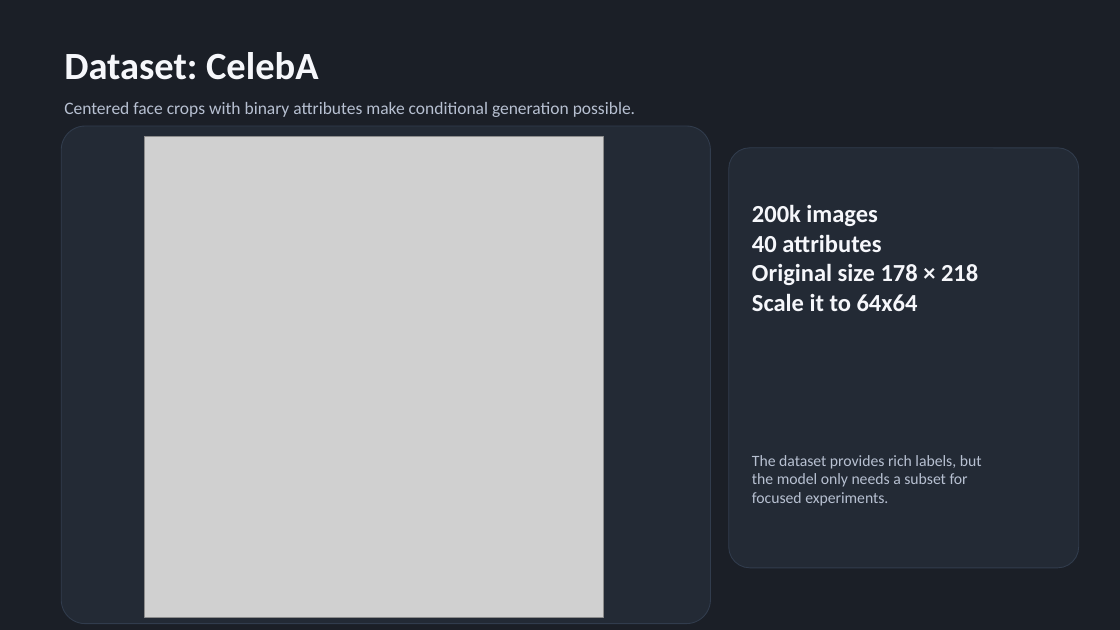
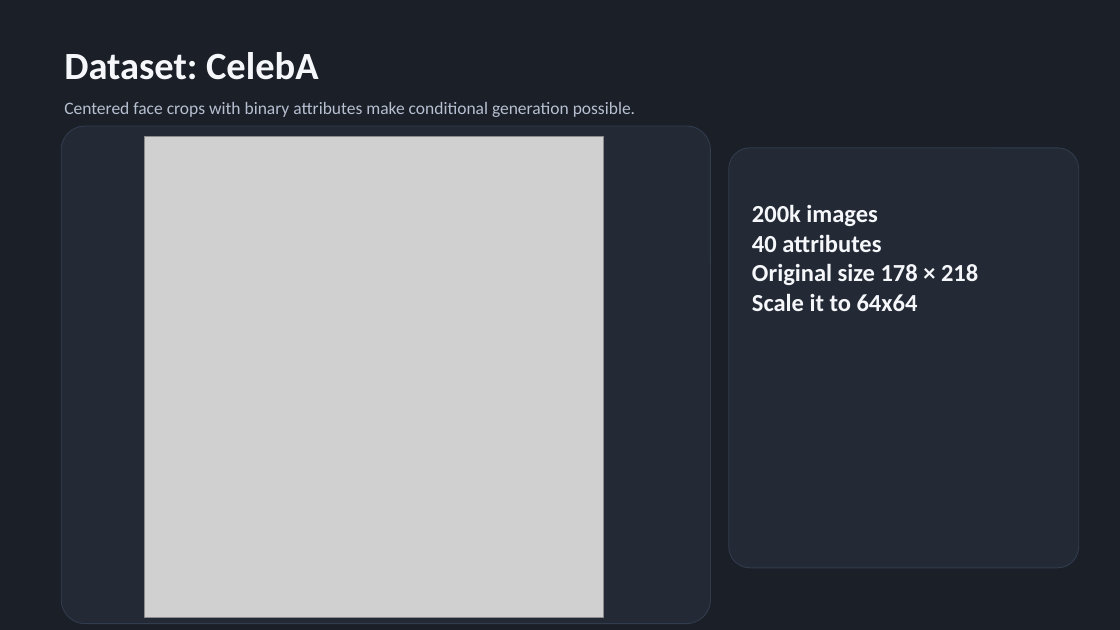
Before and after one commit to Waszka20/DL-Conditional-Face-Generation, a slide deck: slide 3 of presentation.pptx. Drawn at 1120x630 pixels with LibreOffice and Linux fonts; fonts in the diff are those of the drawing; grey boxes stand for pictures. Boxes give left, top, right and bottom in pixels: in the first picture for what was removed or moved away, otherwise in the second. Text is boxed around its words. In the diff, an @@ line names an element or a change of style, - is before the commit and + after.

```diff
--- a/presentation.pptx
+++ b/presentation.pptx
@@ text removed at (x1=752, y1=455, x2=982, y2=506) @@
-The dataset provides rich labels, but the model only needs a subset for focused experiments.
```
Also in this commit, not shown: 4 other slides changed, 2 slides added, 2 slides removed, 1 other file.
